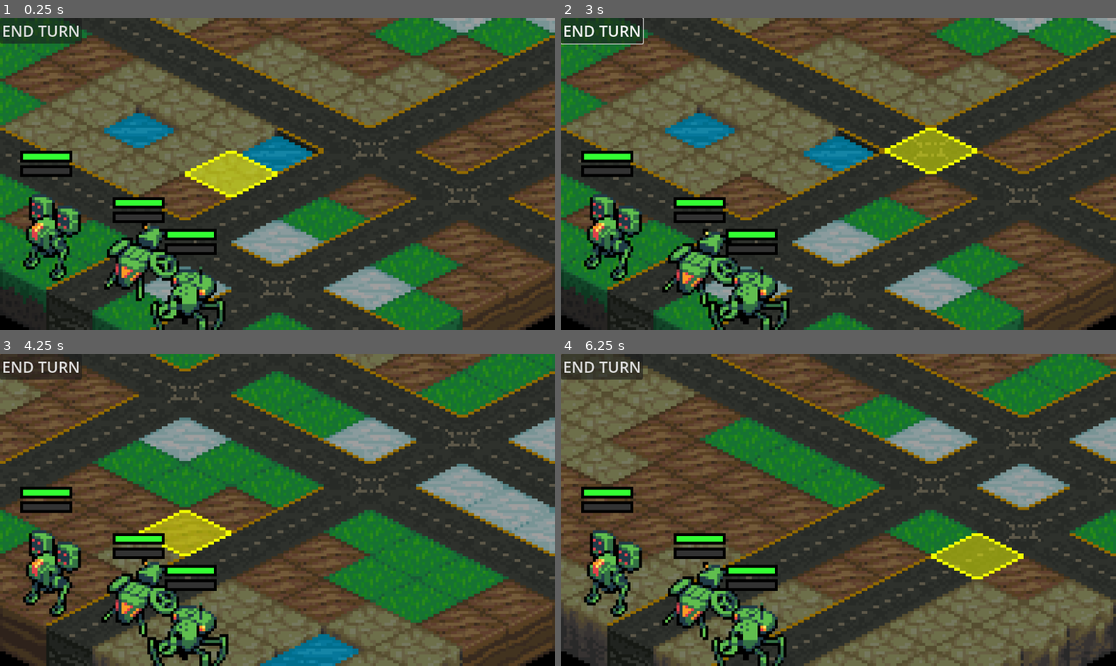
Above: before the commit, frames 1-4 (two rows, left to right).
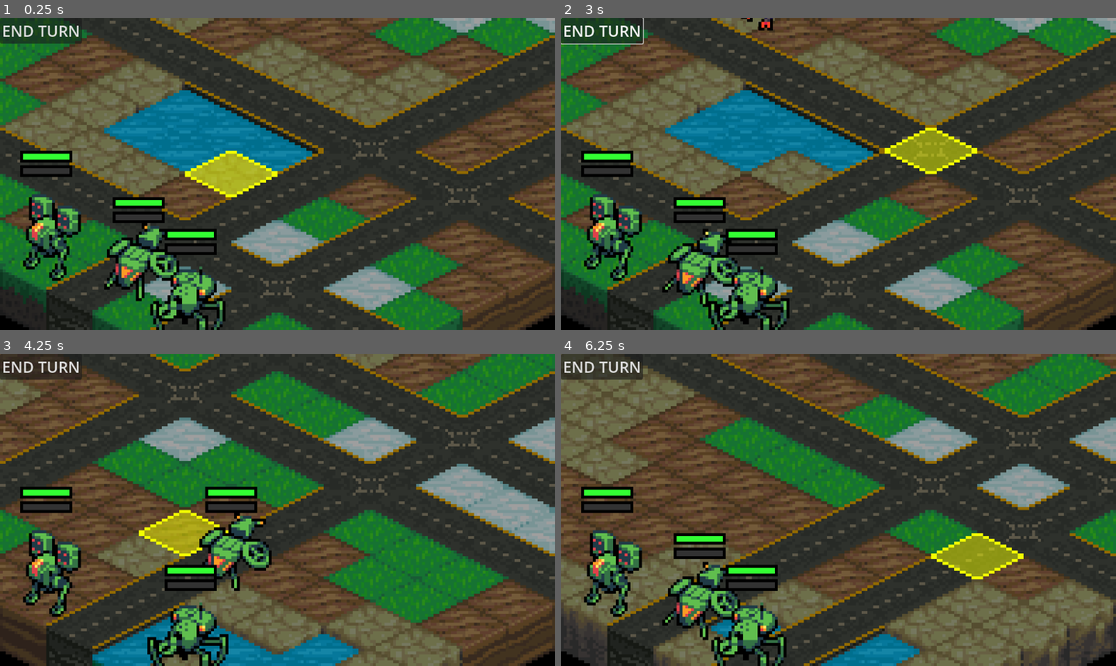
Above: after the commit, the same moments.

Repository: Tekknobot/Terrain
Game: Godot game, scene res://Scenes/Main.tscn
Two runs of this game, one before a commit and one after it. Both use one fixed random seed, a clock stepped at 60 frames per second and the inputs below.
Inputs (mouse positions are in pixels of both pictures, inside the frame that each line leads up to):
- Up to frame 1 (0.25 s): no input
- Up to frame 2 (3 s): click "END TURN" at 0.5 s; click "END TURN" at 1.25 s; click "END TURN" at 2 s; tap Enter at 2.75 s; move the mouse to (960, 158) at 2.77 s; click (960, 158) at 2.92 s
- Up to frame 3 (4.25 s): tap Space at 3.02, 3.77 s; move the mouse to (166, 525) at 3.52 s; click (166, 525) at 3.67 s
- Up to frame 4 (6.25 s): move the mouse to (894, 441) at 4.27 s; click (894, 441) at 4.42 s; move the mouse to (810, 572) at 5.02 s; click (810, 572) at 5.17 s; tap Space at 5.27, 6.02 s; move the mouse to (1005, 556) at 5.77 s; click (1005, 556) at 5.92 s

The runs differ from the first frame. In frame 1, 4.1% of the frame differs, in the area x 25-51%, y 20-50%; in frame 2, 4.2%; in frame 3, 7.1%, in the area x 16-51%, y 42-100%; in frame 4, 1.8%.
Error in both runs: Invalid access to property or key 'process_frame' on a base object of type 'null instance'. (res://Scripts/Unit.gd:77)

Commit message:
Beautiful.

Diff:
--- a/Scripts/BattleGrid.gd
+++ b/Scripts/BattleGrid.gd
@@ -7,7 +7,7 @@
 @export var grid_width: int = 10
 @export var grid_height: int = 20
 
-@export var water_threshold := -0.6
+@export var water_threshold := -0.5
 @export var sandstone_threshold := -0.2
 @export var dirt_threshold := 0.1
 @export var grass_threshold := 0.4
--- a/Scripts/TurnManager.gd
+++ b/Scripts/TurnManager.gd
@@ -36,6 +36,24 @@
 
 	emit_signal("turn_started", team)
 	_start_unit_action(team)
+
+# Helper to return adjacent positions (4-directional)
+func get_adjacent_tiles(tile: Vector2i) -> Array:
+	return [
+		tile + Vector2i(1, 0),
+		tile + Vector2i(-1, 0),
+		tile + Vector2i(0, 1),
+		tile + Vector2i(0, -1)
+	]
+
+# Try to find a detour for a water tile.
+func find_detour(tile: Vector2i, tilemap) -> Vector2i:
+	# Check adjacent tiles for one that is walkable, not water, and unoccupied.
+	for neighbor in get_adjacent_tiles(tile):
+		if tilemap._is_tile_walkable(neighbor) and not tilemap.is_water_tile(neighbor) and not tilemap.is_tile_occupied(neighbor):
+			return neighbor
+	# If no alternative found, return the original tile.
+	return tile
 
 func _start_unit_action(team):
 	active_units = active_units.filter(is_instance_valid)
@@ -59,21 +77,24 @@
 				await _run_safe_enemy_action(unit)
 				return
 
-			# Existing logic to find a target and compute a path...
+			# Find a target and compute a path that avoids water if possible.
 			var target = find_closest_enemy(unit)
 			var path = []
 			while target:
+				# Get a path from the unit's tile to the target's tile.
 				path = tilemap.astar.get_point_path(unit.tile_pos, target.tile_pos)
+				# Check that there is at least one valid step (beyond the starting tile)
+				# that is both walkable and not water.
 				var has_valid_step = false
 				for i in range(1, path.size()):
 					var step = path[i]
-					if tilemap._is_tile_walkable(step) and not tilemap.is_tile_occupied(step) and not tilemap.is_water_tile(step):
+					if tilemap._is_tile_walkable(step) and not tilemap.is_water_tile(step):
 						has_valid_step = true
 						break
 				if has_valid_step:
 					break
 				else:
-					print("❌ Target", target.name, "is unreachable via land")
+					print("❌ Target", target.name, "is unreachable via land avoiding water")
 					target = find_next_reachable_enemy(unit, [target])
 
 			if target and path.size() > 1:
@@ -83,47 +104,48 @@
 				var next_step: Vector2i = Vector2i(-1, -1)
 				for i in range(1, max_steps + 1):
 					var candidate: Vector2i = path[i]
-					# Recalculate the path from the unit’s current position to the candidate
+
+					# If the candidate is water, attempt a detour.
+					if tilemap.is_water_tile(candidate):
+						var detour_candidate = find_detour(candidate, tilemap)
+						# If detour_candidate is different and valid, use it.
+						if detour_candidate != candidate:
+							candidate = detour_candidate
+						else:
+							# No detour available; skip this candidate.
+							continue
+
+					# Recalculate the path from the unit’s current position to the candidate.
 					var candidate_path = await unit.compute_path(unit.tile_pos, candidate)
 					if candidate_path.is_empty():
 						continue  # Candidate is no longer reachable
 
-					# Check the candidate cell itself
-					if not tilemap._is_tile_walkable(candidate) or tilemap.is_water_tile(candidate):
-						continue
-					# Allow the candidate cell if it's occupied only by the unit itself.
-					if tilemap.is_tile_occupied(candidate) and candidate != unit.tile_pos:
-						continue
-
-					# Now check every cell in the candidate path (skip index 0 which is the starting cell)
+					# Check each cell along the candidate path (skipping the starting cell).
 					var path_clear = true
 					for j in range(1, candidate_path.size()):
 						var cell: Vector2i = Vector2i(candidate_path[j])
-						# Ignore the cell if it equals the unit's starting tile
 						if cell == unit.tile_pos:
 							continue
-						if not tilemap._is_tile_walkable(cell) or tilemap.is_water_tile(cell) or tilemap.is_tile_occupied(cell):
+						if tilemap.is_water_tile(cell):
 							path_clear = false
 							break
 					if not path_clear:
 						continue
 
-					# If we reach here, the candidate is valid.
+					# If we reach here, the candidate (or its detour) is valid.
 					next_step = candidate
-					# Continue checking further candidates so that next_step ends up as the furthest valid candidate.
-
-
+					# Continue checking for further candidates so that next_step ends up as the furthest valid candidate.
 				if next_step != Vector2i(-1, -1):
 					print("🚶 Planning move to:", next_step)
 					unit.plan_move(next_step)
 				else:
 					print("⛔ No valid movement tile found within range for", unit.name)
 
-			# Execute the enemy's planned actions
+			# Execute the enemy's planned actions.
 			await unit.execute_actions()
 
-			# Add a delay after the enemy turn to ensure grid/tile_pos updates propagate
-			await get_tree().create_timer(0.2).timeout
+			# Add a delay after the enemy turn to ensure grid/tile_pos updates propagate.
+			await get_tree().create_timer(0).timeout
 
 			unit_finished_action(unit)
 			return
